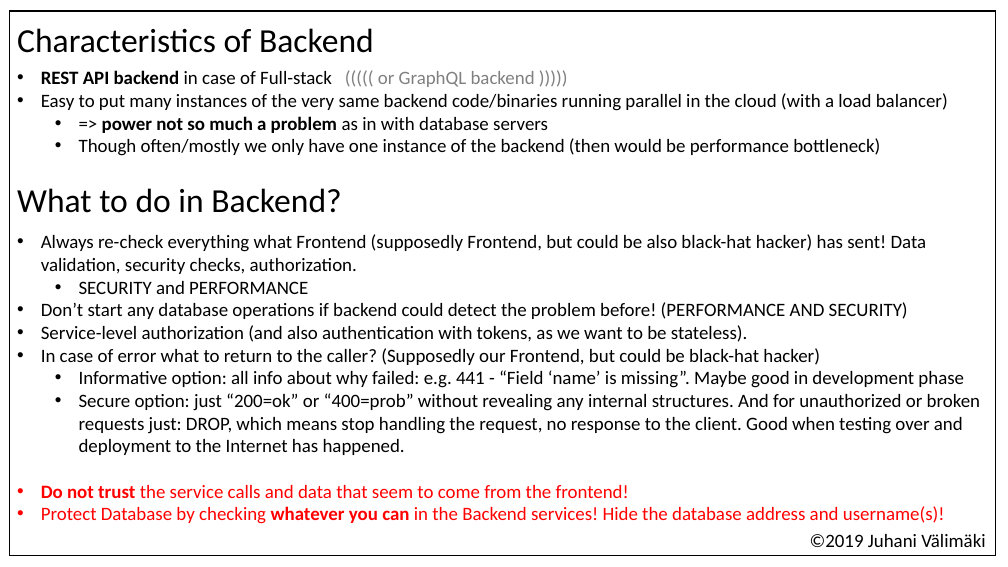
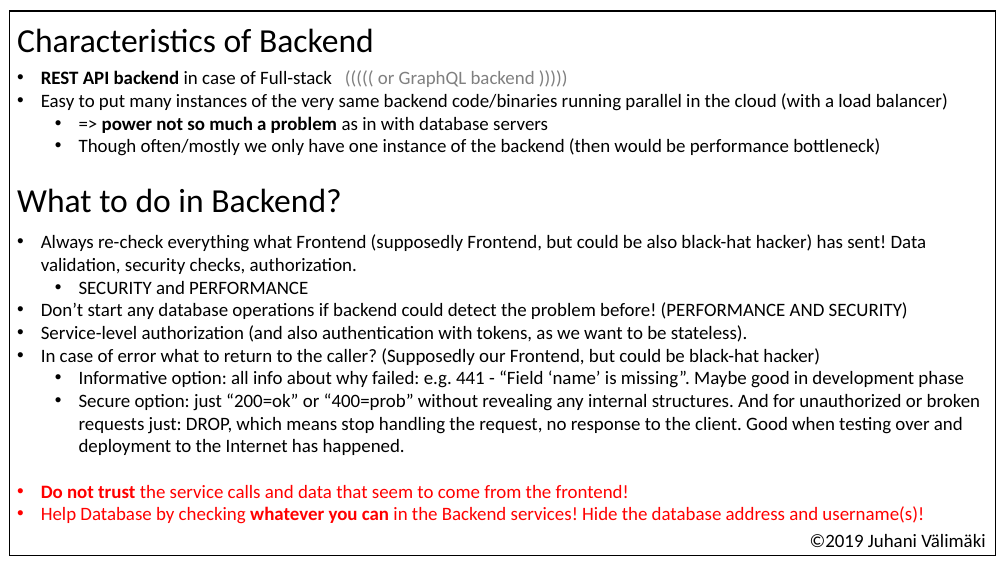
Before and after one commit to valju/docs_backend_design, a slide deck: slide 4 of WhatToDoInFrontBackAndDB_usability_performance_security/What to check where in full-stack.pptx. Drawn at 1008x567 pixels with LibreOffice and Linux fonts; fonts in the diff are those of the drawing. Boxes give left, top, right and bottom in pixels: in the first picture for what was removed or moved away, otherwise in the second. Text is boxed around its words. In the diff, an @@ line names an element or a change of style, - is before the commit and + after.

```diff
--- a/WhatToDoInFrontBackAndDB_usability_performance_security/What to check where in full-stack.pptx
+++ b/WhatToDoInFrontBackAndDB_usability_performance_security/What to check where in full-stack.pptx
@@ text in rectangle at [41, 506, 924, 524]: text changed @@
-• Protect Database by checking whatever you can in the Backend services! Hide the database address and username(s)!
+• Help Database by checking whatever you can in the Backend services! Hide the database address and username(s)!
```
Also in this commit, not shown: 1 other slide changed, 7 other files.
